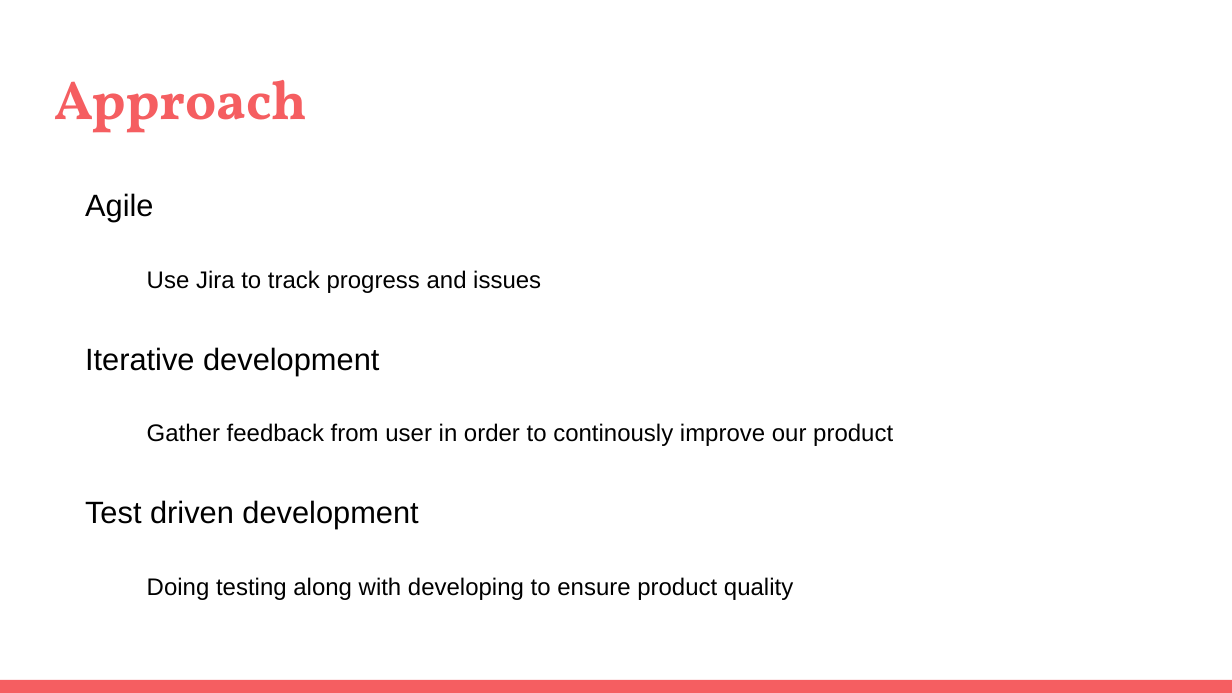
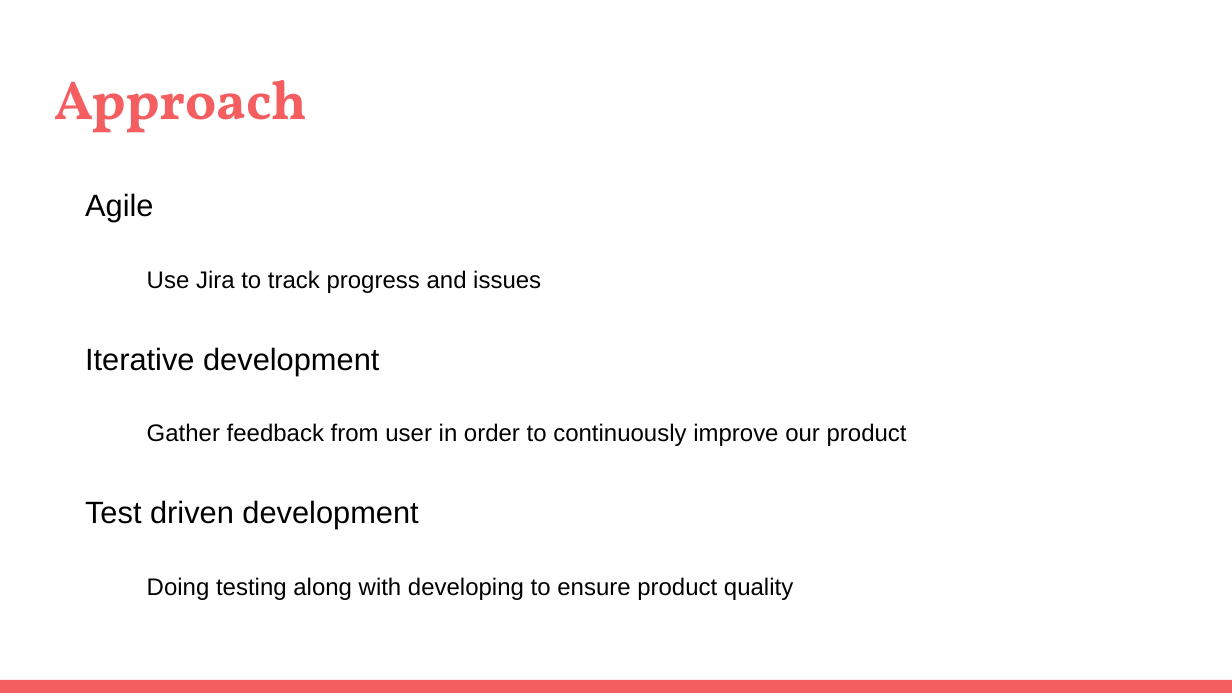
Before and after one commit to benjasy1993/iBot-Capstone, a slide deck: slide 5 of Presentations/IBot 6 Final Presentation.pptx. Drawn at 1232x693 pixels with LibreOffice and Linux fonts; fonts in the diff are those of the drawing. Boxes give left, top, right and bottom in pixels: in the first picture for what was removed or moved away, otherwise in the second. Text is boxed around its words. In the diff, an @@ line names an element or a change of style, - is before the commit and + after.

```diff
--- a/Presentations/IBot 6 Final Presentation.pptx
+++ b/Presentations/IBot 6 Final Presentation.pptx
@@ text at (147,423,907,446): text changed @@
-  Gather feedback from user in order to continously improve our product
+  Gather feedback from user in order to continuously improve our product
```
Also in this commit, not shown: 5 other slides changed, 17 other files.
